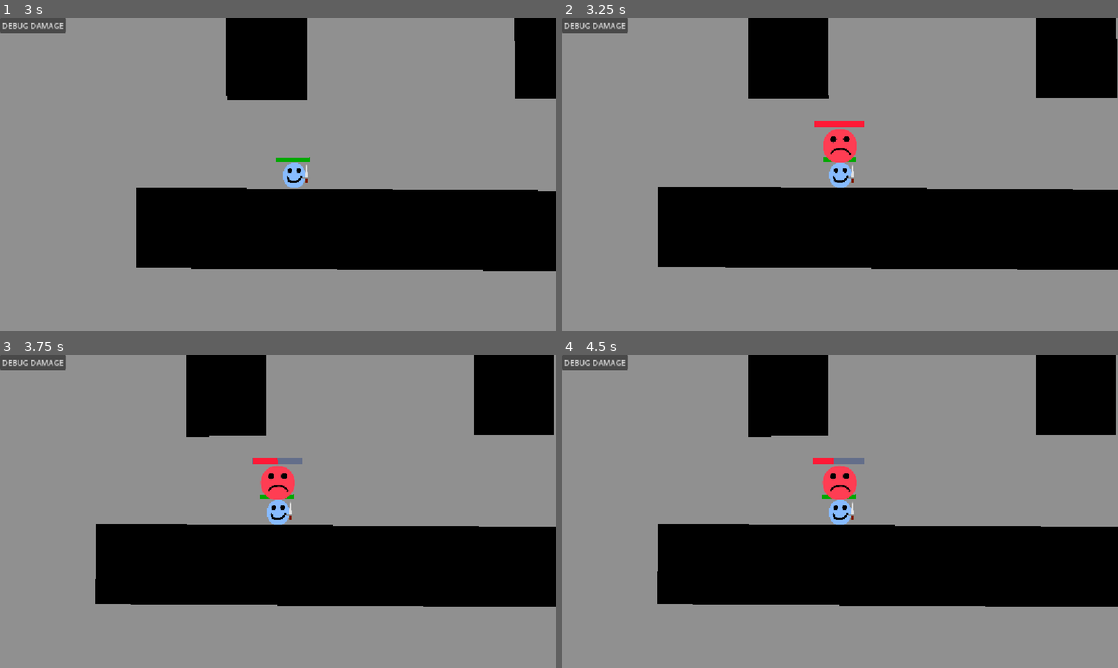
Above: before the commit, frames 1-4 (two rows, left to right).
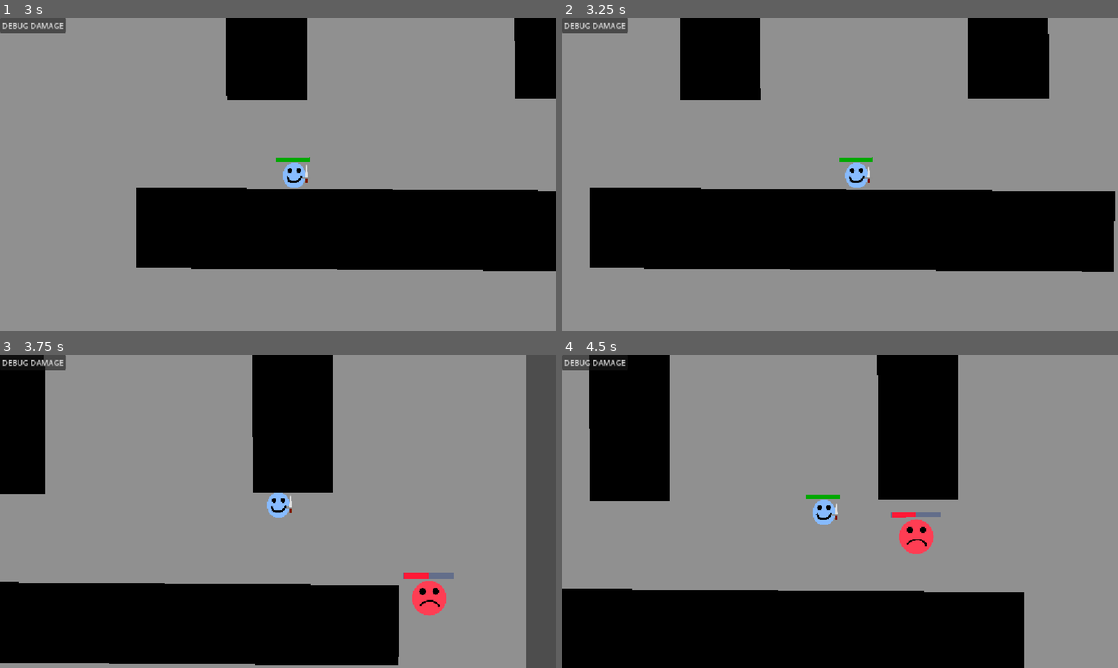
Above: after the commit, the same moments.

Repository: timothytse13/HvP
Game: Godot game, scene res://scene/main.tscn
The game is run twice, just before and just after one commit, with the same random seed, the same clock (stepped at 60 frames per second) and the same inputs.
Inputs (mouse positions are in pixels of both pictures, inside the frame that each line leads up to):
- Up to frame 1 (3 s): click "DEBUG DAMAGE" at 0.5 s; tap Enter at 1.25 s; move the mouse to (400, 158) at 1.27 s; hold D (right) 1.28-2.03 s; tap Space (confirm) at 1.35, 2.3, 2.85 s; move the mouse to (166, 190) at 2.02 s; hold S (down) 2.03-2.78 s; click (166, 190) at 2.1 s; move the mouse to (333, 105) at 2.77 s; hold D (right) from 2.78 s (still down)
- Up to frame 2 (3.25 s): keep holding D (right)
- Up to frame 3 (3.75 s): move the mouse to (250, 574) at 3.52 s; release D (right) at 3.53 s; hold W (up) from 3.53 s (still down); tap Space (confirm) at 3.6 s
- Up to frame 4 (4.5 s): move the mouse to (1006, 558) at 4.27 s; release W (up) at 4.28 s; press the mouse at (1006, 558) at 4.28 s; hold A (left) from 4.28 s (still down)

Frame 1 is identical in both runs. In frame 2, 18% of the frame differs, in the area x 5-100%, y 0-82%; in frame 3, 51%; in frame 4, 58%, in the area x 0-100%, y 0-100%.

Commit message:
Fixed spawning

Diff:
--- a/scene/enemy.gd
+++ b/scene/enemy.gd
@@ -1,6 +1,13 @@
 extends CharacterBody2D
 
 signal died
+
+enum State {
+	APPRAOCH,
+	ATTACH,
+	RETREST
+}
+
 
 const SPEED = 150.0
 
--- a/scene/main.gd
+++ b/scene/main.gd
@@ -1,6 +1,3 @@
-# TODO: FIX ENEMY SPAWN POSITIONS
-
-
 extends Node2D
 
 var enemy_scene: PackedScene = preload("res://scene/enemy.tscn")
@@ -32,7 +29,7 @@
 	var enemy = enemy_scene.instantiate()
 	$Objects.add_child(enemy)
 	var pos = $EnemySpawnPos.get_children().pick_random()
-	enemy.position = pos.position
+	enemy.global_position = pos.global_position
 	print("Enemy has spawned at: ", pos.name)
 	enemy_spawned = true     # make sure to uncomment in real gameplay, spawn infinitely for debug purpose
 	current_enemy = enemy
